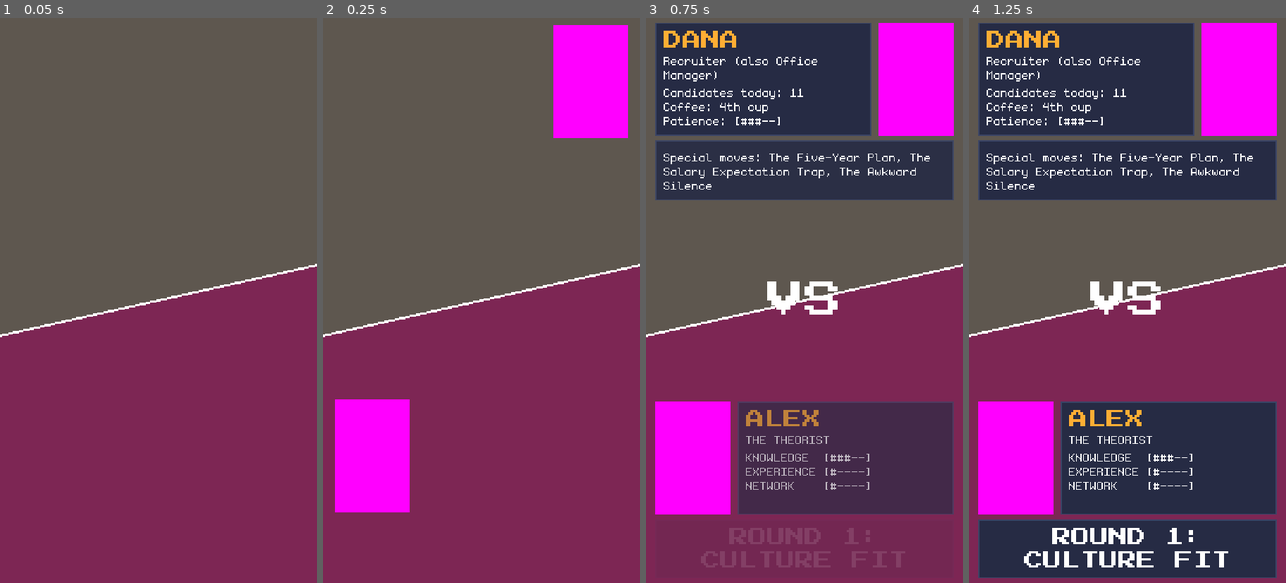
Above: before the commit, frames 1-4 (left to right).
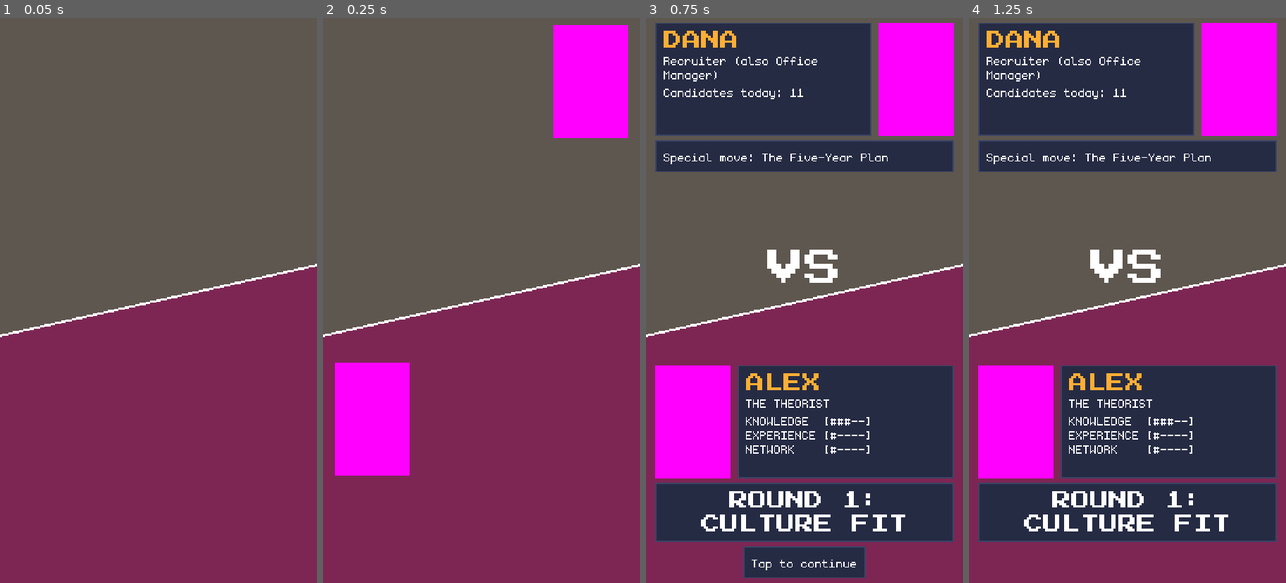
Above: after the commit, the same moments.

Repository: Lecoeurdelest/swe-simulator
Game: Godot game, scene res://features/interview/interview.tscn
Same seed, same stepped clock (60 frames per second), same inputs: the game is played once before the commit and once after it. This scene is started directly instead of the project's main scene.
Inputs:
- Up to frame 1 (0.05 s): no input
- Up to frame 2 (0.25 s): no input
- Up to frame 3 (0.75 s): click "II" at 0.5 s
- Up to frame 4 (1.25 s): no input

Frame 1 is identical in both runs. In frame 2, 3.1% of the frame differs, in the area x 3-28%, y 61-88%; in frame 3, 35%, in the area x 2-98%, y 15-100%; in frame 4, 25%.

Commit message:
feat(interview): VS intro waits for a tap and shows less text

Diff:
--- a/core/interview_plan.gd
+++ b/core/interview_plan.gd
@@ -4,12 +4,26 @@
 ## Which questions one interview asks (GDD 5.8.2). GameState.start_interview picks them once and
 ## freezes them in the checkpoint, so a resume replays the same interview. Pure: the pools are
 ## parsed JSON (id -> entry), from Content.entries() in the game and from FileAccess in the tests.
-## Tested by test_interview_plan (picking, the prompts and the dice a checkpoint replays).
+## Tested by test_interview_plan (picking, the prompts and the dice a checkpoint replays, the VS plate).
+
+## GDD S07: Dana's VS plate shows one joke stat and one special move (barks.json ids), in turn.
+const VS_DANA_STATS: PackedStringArray = ["vs_dana_stat_1", "vs_dana_stat_2", "vs_dana_stat_3"]
+const VS_DANA_MOVES: PackedStringArray = ["vs_dana_move_1", "vs_dana_move_2", "vs_dana_move_3"]
 
 
 ## GDD 5.8.2: the warm-up belongs to the first interview of the first run only.
 static func warmup_due(run: RunState) -> bool:
 	return run.first_run and run.interviews_taken == 0
+
+
+## Dana's VS plate for this interview: {stat, move}, barks.json ids. Each list takes turns by how often
+## you met her before (run.times_met_dana counts once an interview ends), without dice (INV-04), so a
+## resumed interview shows the same lines.
+static func vs_plate(run: RunState) -> Dictionary:
+	return {
+		"stat": VS_DANA_STATS[posmod(run.times_met_dana, VS_DANA_STATS.size())],
+		"move": VS_DANA_MOVES[posmod(run.times_met_dana, VS_DANA_MOVES.size())],
+	}
 
 
 ## Returns {question_ids, warmup_id}. question_ids holds one id per cfg.prompt_pattern slot, in prompt
--- a/data/content/barks.json
+++ b/data/content/barks.json
@@ -42,7 +42,9 @@
   "vs_dana_stat_1": "Candidates today: 11",
   "vs_dana_stat_2": "Coffee: 4th cup",
   "vs_dana_stat_3": "Patience: [###--]",
-  "vs_dana_moves": "Special moves: The Five-Year Plan, The Salary Expectation Trap, The Awkward Silence",
+  "vs_dana_move_1": "Special move: The Five-Year Plan",
+  "vs_dana_move_2": "Special move: The Salary Expectation Trap",
+  "vs_dana_move_3": "Special move: The Awkward Silence",
   "vs_versus": "VS",
   "meter_left": "Rambling",
   "meter_near": "Vague",
--- a/data/types/balance_config.gd
+++ b/data/types/balance_config.gd
@@ -89,7 +89,6 @@
 @export var committee_cap: float = 0.85
 @export var input_lock_ms: int = 250
 @export var vs_duration_s: float = 2.0
-@export var vs_min_view_s: float = 1.0
 @export var typewriter_cps: float = 40.0
 
 @export_group("Offer and endings (11.6)")
--- a/features/interview/interview.gd
+++ b/features/interview/interview.gd
@@ -141,7 +141,7 @@
 
 
 ## ARCHITECTURE 9: Pause open = Resume; the Ready overlay = Pause; Ducky's card = Back to the hunt;
-## the VS intro = skip it when allowed; anything else = Pause. Once an ending beat starts (K.O., the
+## the VS intro = a tap on it (VersusIntro.tap); anything else = Pause. Once an ending beat starts (K.O., the
 ## wheel, a rejection) Pause is out of reach: [II] hides, the Ready overlay's Back only resumes and
 ## other Backs do nothing, so Quit to title can't replay an interview whose ending you have seen.
 func handle_back() -> bool:
@@ -158,7 +158,7 @@
 		return true
 	if _ending:
 		return true  # the beat plays out: taps advance it
-	if _versus.try_skip():
+	if _versus.tap():
 		return true
 	_open_pause()
 	return true
--- a/features/interview/versus_intro.gd
+++ b/features/interview/versus_intro.gd
@@ -3,12 +3,15 @@
 ## The VS screen (GDD S07, ARCHITECTURE 11.5). The interview instances it and calls play(company_id, tier),
 ## then waits for `finished`. The AnimationPlayer's "intro" clip holds the timing table, so you can retime
 ## it in the editor; its method track calls slam() at 0.35 s. BalanceConfig.vs_duration_s stretches the
-## whole clip to that length. Tap anywhere (or Back) skips: after vs_min_view_s on the first interview of
-## a run, at once after that. Your side comes from GameState.run.
+## whole clip to that length. The clip's last frame holds, with a blinking "Tap to continue", until a
+## tap: tap() (a tap anywhere, or Back) does nothing before the slam, jumps to the end during the rest
+## of the clip, and finishes on the end. Dana's plate shows one joke stat and one special move
+## (InterviewPlan.vs_plate). Your side comes from GameState.run.
 
 signal finished
 
 const CLIP := &"intro"
+const BLINK_S := 0.5           # the hint's on/off step, as the title's "Tap to start" (GDD 9.1: <= 3 flashes/s)
 const HIT_STOP_S := 0.1        # GDD 9.1: the slam's 100 ms hit-stop
 const SHAKE_PX := 4.0          # GDD 9.1: a 4 px whole-pixel shake
 const SHAKE_STEP_S := 0.02
@@ -31,8 +34,8 @@
 
 var _playing := false
 var _slammed := false
-var _elapsed := 0.0
-var _min_view_s := 0.0
+var _held := false             # the clip's last frame is showing: the next tap finishes
+var _blink: Tween
 var _company_id := ""          # the art pass puts this company's background behind Dana
 var _top_color := FALLBACK_COLOR
 var _bottom_color := FALLBACK_COLOR
@@ -49,11 +52,12 @@
 @onready var _player_stats: Label = %PlayerStats
 @onready var _vs_label: Label = %VSLabel
 @onready var _banner: Label = %Banner
+@onready var _tap_hint: Control = %TapHintPanel   # on its own panel, so it reads on any hoodie color
 
 
 func _ready() -> void:
 	hide()
-	set_process(false)
+	(%TapHint as Label).text = Content.text("barks", "ui_tap_to_continue")
 	_split.draw.connect(_draw_split)
 	_split.resized.connect(_split.queue_redraw)
 	_anim.animation_finished.connect(_on_animation_finished)
@@ -65,6 +69,7 @@
 
 static func hoodie_color(hoodie: String) -> Color:
 	return HOODIE_COLORS.get(hoodie, FALLBACK_COLOR)
+
 
 
 func play(company_id: String, tier: String) -> void:
@@ -76,9 +81,9 @@
 	_bottom_color = hoodie_color(str(bg_entry.get("hoodie", "")))
 	_set_name(_dana_name, Content.text("naming", "interviewer").to_upper())
 	_dana_title.text = Content.text("barks", "dana_title_" + tier)
-	_dana_stats.text = "\n".join(PackedStringArray([Content.text("barks", "vs_dana_stat_1"),
-		Content.text("barks", "vs_dana_stat_2"), Content.text("barks", "vs_dana_stat_3")]))
-	_dana_moves.text = Content.text("barks", "vs_dana_moves")
+	var plate := InterviewPlan.vs_plate(run)
+	_dana_stats.text = Content.text("barks", str(plate["stat"]))
+	_dana_moves.text = Content.text("barks", str(plate["move"]))
 	_set_name(_player_name, run.player_name.to_upper())
 	_player_nickname.text = Content.field("backgrounds", run.background_id, "vs_nickname")
 	_player_stats.text = "\n".join(PackedStringArray([_stat_bar(Content.text("barks", "ui_stat_knw"), run.stat("knw")),
@@ -86,14 +91,13 @@
 		_stat_bar(Content.text("barks", "ui_stat_net"), run.stat("net"))]))
 	_vs_label.text = Content.text("barks", "vs_versus")
 	_banner.text = Content.text("barks", "vs_banner_" + tier)
-	_min_view_s = cfg.vs_min_view_s if run.interviews_taken == 0 else 0.0
-	_elapsed = 0.0
 	_slammed = false
+	_held = false
 	_playing = true
 	_shaker.position = Vector2.ZERO
+	_stop_blink()
 	_split.queue_redraw()
 	show()
-	set_process(true)
 	var clip_length := _anim.get_animation(CLIP).length
 	_anim.speed_scale = clip_length / cfg.vs_duration_s if cfg.vs_duration_s > 0.0 else 1.0
 	_anim.play(CLIP)
@@ -104,11 +108,15 @@
 	return _playing
 
 
-## A tap or Back: skips once the minimum view time has passed. Returns true if it skipped.
-func try_skip() -> bool:
-	if not _playing or _elapsed < _min_view_s:
+## A tap or Back while the screen shows; false when it doesn't. Ignored before the slam, so the tap on
+## GO NOW can't also skip it; during the rest of the clip it jumps to the end; on the end it finishes.
+func tap() -> bool:
+	if not _playing:
 		return false
-	_finish()
+	if _held:
+		_finish()
+	elif _slammed:
+		_hold()
 	return true
 
 
@@ -122,12 +130,8 @@
 	_shake()
 	_anim.pause()
 	await get_tree().create_timer(HIT_STOP_S, false).timeout
-	if _playing and not _anim.is_playing():
+	if _playing and not _held and not _anim.is_playing():
 		_anim.play()
-
-
-func _process(delta: float) -> void:
-	_elapsed += delta
 
 
 func _gui_input(event: InputEvent) -> void:
@@ -135,23 +139,45 @@
 	if mb == null or not mb.pressed or mb.button_index != MOUSE_BUTTON_LEFT:
 		return
 	accept_event()
-	try_skip()
+	tap()
+
+
+## The clip's last frame stays up, every key applied (so a tap mid-clip shows all the text at once), and
+## "Tap to continue" blinks under the banner.
+func _hold() -> void:
+	if _held:
+		return
+	_held = true
+	_anim.seek(_anim.get_animation(CLIP).length, true)
+	_anim.stop(true)
+	_tap_hint.modulate.a = 1.0
+	_blink = create_tween().set_loops()
+	_blink.tween_interval(BLINK_S)
+	_blink.tween_callback(func() -> void: _tap_hint.modulate.a = 1.0 - _tap_hint.modulate.a)
 
 
 func _finish() -> void:
 	if not _playing:
 		return
 	_playing = false
-	set_process(false)
+	_held = false
+	_stop_blink()
 	_anim.stop()
 	_shaker.position = Vector2.ZERO
 	hide()
 	finished.emit()
 
 
+func _stop_blink() -> void:
+	if _blink != null:
+		_blink.kill()
+		_blink = null
+	_tap_hint.modulate.a = 0.0
+
+
 func _on_animation_finished(anim_name: StringName) -> void:
 	if anim_name == CLIP:
-		_finish()
+		_hold()
 
 
 ## Whole-pixel steps only (ARCHITECTURE 1.3): no tweened in-between positions.
--- a/features/interview/versus_intro.tscn
+++ b/features/interview/versus_intro.tscn
@@ -192,9 +192,7 @@
 [node name="DanaStats" type="Label" parent="Shaker/SafeArea/Column/DanaRow/DanaPlate/Rows" unique_id=593768256]
 unique_name_in_owner = true
 layout_mode = 2
-text = "Candidates today: 11
-Coffee: 4th cup
-Patience: [###--]"
+text = "Candidates today: 11"
 
 [node name="DanaSlot" type="Control" parent="Shaker/SafeArea/Column/DanaRow" unique_id=1044482654]
 custom_minimum_size = Vector2(64, 96)
@@ -215,7 +213,7 @@
 [node name="DanaMoves" type="Label" parent="Shaker/SafeArea/Column/DanaMovesPanel" unique_id=1726125264]
 unique_name_in_owner = true
 layout_mode = 2
-text = "Special moves: The Five-Year Plan, The Salary Expectation Trap, The Awkward Silence"
+text = "Special move: The Five-Year Plan"
 autowrap_mode = 3
 
 [node name="Middle" type="CenterContainer" parent="Shaker/SafeArea/Column" unique_id=1101914372]
@@ -291,6 +289,19 @@
 horizontal_alignment = 1
 autowrap_mode = 3
 
+[node name="TapHintPanel" type="PanelContainer" parent="Shaker/SafeArea/Column"]
+unique_name_in_owner = true
+modulate = Color(1, 1, 1, 0)
+layout_mode = 2
+size_flags_horizontal = 4
+mouse_filter = 2
+
+[node name="TapHint" type="Label" parent="Shaker/SafeArea/Column/TapHintPanel"]
+unique_name_in_owner = true
+layout_mode = 2
+text = "Tap to continue"
+horizontal_alignment = 1
+
 [node name="Flash" type="ColorRect" parent="." unique_id=2081490275]
 visible = false
 layout_mode = 1
--- a/tests/test_data_files.gd
+++ b/tests/test_data_files.gd
@@ -40,7 +40,7 @@
 	"ethics_good": -10.0, "ethics_neutral": -4.0, "ethics_bad_doubt": 8.0, "ethics_bad_comp": 15.0,
 	"insider_why_us": -18.0, "committee_band": 0.15, "committee_base": 0.40,
 	"committee_close_bonus": 0.20, "committee_net_div": 200.0, "committee_cap": 0.85,
-	"input_lock_ms": 250, "vs_duration_s": 2.0, "vs_min_view_s": 1.0, "typewriter_cps": 40.0,
+	"input_lock_ms": 250, "vs_duration_s": 2.0, "typewriter_cps": 40.0,
 	# 11.6 Offer and endings
 	"band_base": 0.25, "band_perf_weight": 0.50, "salary_round": 1000,
 	"nego_base": 0.55, "nego_net_div": 200.0, "nego_leverage": 0.15, "nego_cap": 0.85,
--- a/tests/test_interview_plan.gd
+++ b/tests/test_interview_plan.gd
@@ -5,6 +5,7 @@
 
 const CHOICE_PATH := "res://data/content/questions_choice.json"
 const KNOWLEDGE_PATH := "res://data/content/questions_knowledge.json"
+const BARKS_PATH := "res://data/content/barks.json"
 const TIERS: PackedStringArray = ["startup", "mid", "big"]
 const SEEDS := 40
 
@@ -287,6 +288,21 @@
 	assert_eq(_replay_dice(after, 0), _replay_dice(before, 0), "same shuffles, luck, zones and wheel")
 
 
+## GDD S07: the VS plate shows one joke stat and one special move, each in turn by how often you met
+## Dana, the same again on a resume (times_met_dana only counts finished interviews); every id exists.
+func test_vs_plate_takes_turns() -> void:
+	var barks := _load(BARKS_PATH)
+	var run := RunState.new()
+	for i: int in 7:
+		run.times_met_dana = i
+		var plate := InterviewPlan.vs_plate(run)
+		assert_eq(plate, InterviewPlan.vs_plate(run), "meeting %d: no dice" % (i + 1))
+		assert_eq(plate["stat"], InterviewPlan.VS_DANA_STATS[i % 3], "meeting %d" % (i + 1))
+		assert_eq(plate["move"], InterviewPlan.VS_DANA_MOVES[i % 3], "meeting %d" % (i + 1))
+	for id: String in InterviewPlan.VS_DANA_STATS + InterviewPlan.VS_DANA_MOVES:
+		assert_true(barks.has(id), "barks/%s exists" % id)
+
+
 func test_early_or_late_tap_replays_the_same_luck() -> void:
 	var iv := _checkpoint("20260927")
 	var tapped_before_pivot := _replay_dice(iv, 0)
Not shown, added: .project/evidence/STEP-07/2026-09-29-review/ux_parse.txt
Not shown, added: .project/evidence/STEP-07/2026-09-29-review/ux_test_run.txt
Binary file added: .project/evidence/STEP-07/2026-09-29-review/ux_vs_before_slam.png
Binary file added: .project/evidence/STEP-07/2026-09-29-review/ux_vs_finished_greeting.png
Binary file added: .project/evidence/STEP-07/2026-09-29-review/ux_vs_held.png
Binary file added: .project/evidence/STEP-07/2026-09-29-review/ux_vs_held_after_midclip_tap.png
Binary file added: .project/evidence/STEP-07/2026-09-29-review/ux_vs_midclip.png
Binary file added: .project/evidence/STEP-07/2026-09-29-review/ux_vs_resumed_waits.png
Not shown, added: .project/evidence/STEP-07/2026-09-29-review/ux_log.md
